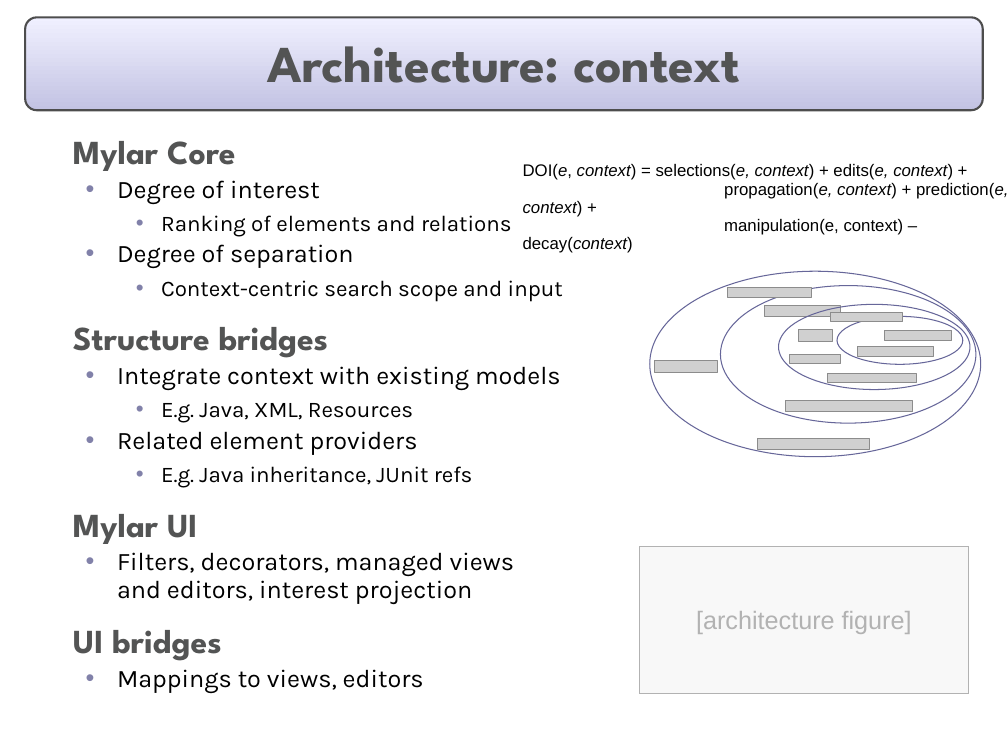
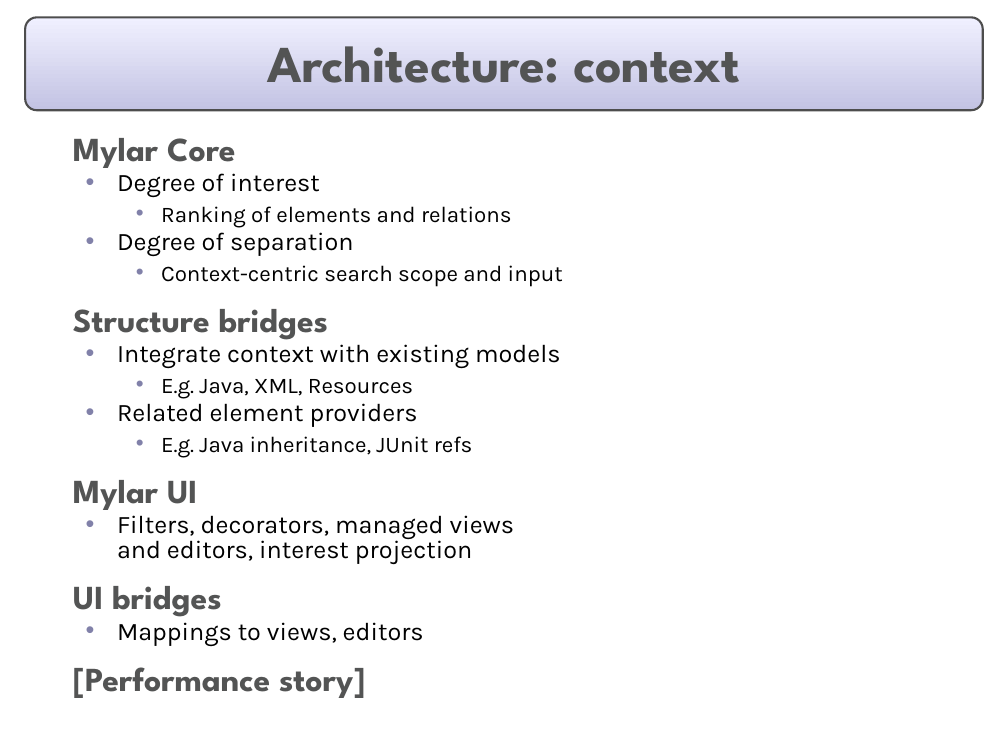
Before and after one commit to eclipse-mylyn/mylyn-website, a slide deck: slide 17 of publications/2006-03-mylar-eclipsecon.ppt (slide 15 before the commit). Drawn at 1008x756 pixels with LibreOffice and Linux fonts; fonts in the diff are those of the drawing; grey boxes stand for pictures; background and template pictures are left out. Boxes give left, top, right and bottom in pixels: in the first picture for what was removed or moved away, otherwise in the second. Text is boxed around its words. In the diff, an @@ line names an element or a change of style, - is before the commit and + after.

```diff
--- a/publications/2006-03-mylar-eclipsecon.ppt
+++ b/publications/2006-03-mylar-eclipsecon.ppt
@@ text at box(73, 138, 563, 646): line spacing 0.9 to 0.8 @@
@@ text removed at box(523, 164, 1008, 253) @@
-    DOI(e, context) = selections(e, context) + edits(e, context) +
-    propagation(e, context) + prediction(e, context) +
-    manipulation(e, context) – decay(context)
@@ ellipse removed at box(721, 285, 976, 422) @@
@@ picture removed at box(764, 305, 840, 317) @@
@@ ellipse removed at box(837, 317, 963, 365) @@
@@ group removed at box(778, 304, 970, 390): 4 pictures, 1 ellipse @@
@@ picture removed at box(858, 347, 933, 357) @@
@@ picture removed at box(885, 331, 952, 341) @@
@@ group removed at box(650, 271, 981, 457): 3 pictures, 1 ellipse @@
@@ picture removed at box(786, 401, 913, 412) @@
@@ rectangle removed at box(640, 546, 969, 694) @@
-[architecture figure]
@@ text at box(73, 667, 365, 698): paragraph added @@
+  [Performance story]
```
Also in this commit, not shown: 9 other slides changed, 5 slides added.
